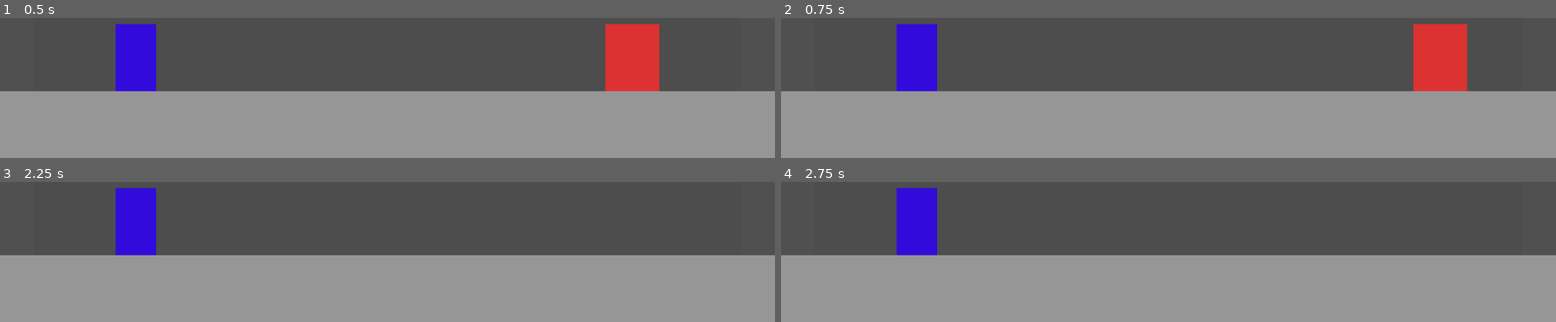
Above: before the commit, frames 1-4 (two rows, left to right).
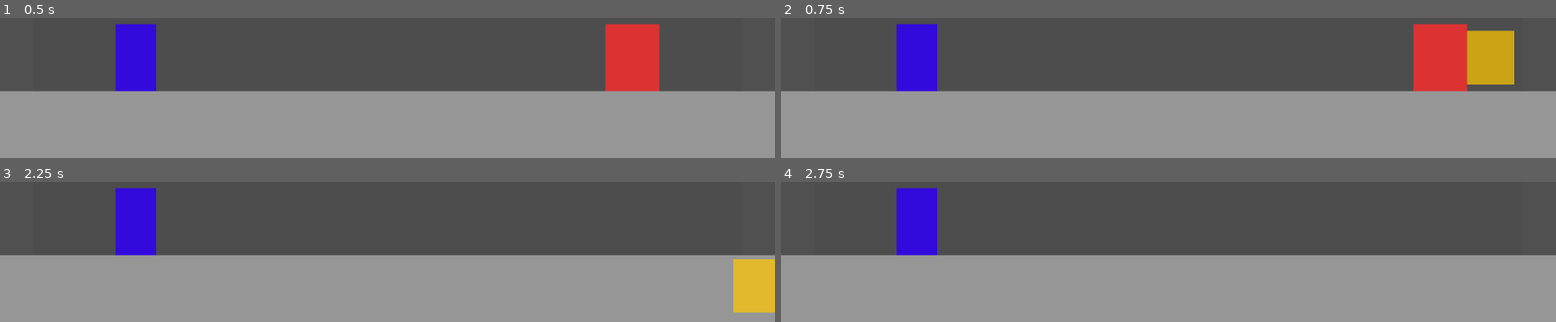
Above: after the commit, the same moments.

Repository: Mausinator08/project-anti-hero
Game: Godot game, scene res://scenes/main.tscn
The game is run twice, just before and just after one commit, with the same random seed, the same clock (stepped at 60 frames per second) and the same inputs.
Inputs:
- Up to frame 1 (0.5 s): no input
- Up to frame 2 (0.75 s): tap Enter at 0.5 s; hold D (move_right) from 0.53 s (still down); tap J (boss_light_attack, bound only after the commit) at 0.6 s
- Up to frame 3 (2.25 s): tap J (boss_light_attack, bound only after the commit) at 1.35, 2.1 s; release D (move_right) at 2.03 s; hold A (move_left) from 2.03 s (still down)
- Up to frame 4 (2.75 s): keep holding A (move_left)

Frame 1 is identical in both runs. In frame 2, 2.4% of the frame differs, in the area x 88-95%, y 8-48%; in frame 3, 2.0%; in frame 4, nothing differs.

Commit message:
Phase 4 boss backhand swipe attack

Diff:
--- a/project.godot
+++ b/project.godot
@@ -28,6 +28,11 @@
 , Object(InputEventKey,"resource_local_to_scene":false,"resource_name":"","device":-1,"window_id":0,"alt_pressed":false …(186 unchanged characters)…
 ]
 }
+boss_light_attack={
+"deadzone": 0.2,
+"events": [Object(InputEventKey,"resource_local_to_scene":false,"resource_name":"","device":-1,"window_id":0,"alt_pressed":false,"shift_pressed":false,"ctrl_pressed":false,"meta_pressed":false,"pressed":false,"keycode":0,"physical_keycode":74,"key_label":0,"unicode":106,"location":0,"echo":false,"script":null)
+]
+}
 
 [physics]
 
--- a/scenes/main.tscn
+++ b/scenes/main.tscn
@@ -8,6 +8,9 @@
 
 [sub_resource type="RectangleShape2D" id="RectangleShape2D_o5qli"]
 size = Vector2(80, 100)
+
+[sub_resource type="RectangleShape2D" id="RectangleShape2D_sugp2"]
+size = Vector2(70, 80)
 
 [sub_resource type="RectangleShape2D" id="RectangleShape2D_0wfyh"]
 size = Vector2(60, 100)
@@ -57,6 +60,20 @@
 position = Vector2(40, 50)
 shape = SubResource("RectangleShape2D_o5qli")
 
+[node name="SwipeHitbox" type="Area2D" parent="Boss" unique_id=439252130]
+visible = false
+position = Vector2(80, 10)
+monitoring = false
+
+[node name="SwipeShape" type="CollisionShape2D" parent="Boss/SwipeHitbox" unique_id=1695986292]
+position = Vector2(35, 40)
+shape = SubResource("RectangleShape2D_sugp2")
+
+[node name="SwipeVisual" type="ColorRect" parent="Boss/SwipeHitbox" unique_id=1310015407]
+offset_right = 70.0
+offset_bottom = 80.0
+color = Color(1, 0.78431374, 0, 0.7058824)
+
 [node name="Hero" type="CharacterBody2D" parent="." unique_id=815339252]
 position = Vector2(172, 448)
 script = ExtResource("2_0wfyh")
--- a/scripts/Boss.gd
+++ b/scripts/Boss.gd
@@ -3,27 +3,74 @@
 const SPEED = 200.0
 const GRAVITY = 980.0
 
-# 1 means facing right, -1 means facing left.
-# Boss starts on the right side of the screen, facing left toward the Hero.
+# 1 = facing right, -1 = facing left
+# Boss starts on the right side, so it begins facing left toward the Hero
 var facing_direction: int = -1
+var is_attacking: bool = false
+
+# @onready means "find this node when the scene starts"
+# $SwipeHitbox means "look for a child node named SwipeHitbox"
+@onready var swipe_hitbox: Area2D = $SwipeHitbox
+
+func _ready() -> void:
+	# Make sure the hitbox starts hidden and inactive
+	swipe_hitbox.monitoring = false
+	swipe_hitbox.visible = false
 
 func _physics_process(delta: float) -> void:
-	# Apply gravity when not standing on something
+	# Apply gravity when not on the floor
 	if not is_on_floor():
 		velocity.y += GRAVITY * delta
 
-	# Read keyboard input
+	# Read movement input
 	var direction := 0
 	if Input.is_action_pressed("move_left"):
 		direction = -1
 	elif Input.is_action_pressed("move_right"):
 		direction = 1
 
-	# Update facing direction whenever the Boss moves
+	# Remember which way Boss is facing when moving
 	if direction != 0:
 		facing_direction = direction
 
 	velocity.x = direction * SPEED
+	move_and_slide()
 
-	# Move and handle collisions
-	move_and_slide()
+	# Check for attack input — only if not already mid-attack
+	if Input.is_action_just_pressed("boss_light_attack") and not is_attacking:
+		perform_swipe()
+
+func perform_swipe() -> void:
+	is_attacking = true
+
+	# Move the hitbox in front of Boss based on facing direction
+	# Boss visual is 80px wide starting at x=0
+	# Facing right: hitbox starts at the right edge (x=80)
+	# Facing left:  hitbox ends at the left edge (x=0), so it starts at x=-70
+	if facing_direction == 1:
+		swipe_hitbox.position = Vector2(80, 10)
+	else:
+		swipe_hitbox.position = Vector2(-70, 10)
+
+	# Show and activate the hitbox
+	swipe_hitbox.monitoring = true
+	swipe_hitbox.visible = true
+
+	# Wait two physics frames so the engine can detect who is inside
+	await get_tree().process_frame
+	await get_tree().process_frame
+
+	# Check every body currently inside the hitbox
+	for body in swipe_hitbox.get_overlapping_bodies():
+		# has_method checks if the body has a take_damage function
+		# This avoids errors if something other than Hero is hit
+		if body.has_method("take_damage"):
+			body.take_damage(25)
+
+	# Keep the hitbox visible for a moment so you can see it flash
+	await get_tree().create_timer(0.25).timeout
+
+	# Hide and deactivate the hitbox
+	swipe_hitbox.monitoring = false
+	swipe_hitbox.visible = false
+	is_attacking = false
--- a/scripts/Hero.gd
+++ b/scripts/Hero.gd
@@ -1,11 +1,22 @@
 extends CharacterBody2D
 
 const GRAVITY = 980.0
+const MAX_HEALTH = 100
+
+var health: int = MAX_HEALTH
 
 func _physics_process(delta: float) -> void:
-	# Pull Hero downward when not standing on something
+	# Apply gravity when not on the floor
 	if not is_on_floor():
 		velocity.y += GRAVITY * delta
 
-	# Move and handle collisions. No input yet — Hero just stands there.
+	# No movement yet — Hero just stands still
 	move_and_slide()
+
+func take_damage(amount: int) -> void:
+	health -= amount
+	print("Hero took ", amount, " damage. Health remaining: ", health)
+
+	if health <= 0:
+		health = 0
+		print("The Hero has been defeated! (Respawn not yet implemented)")
